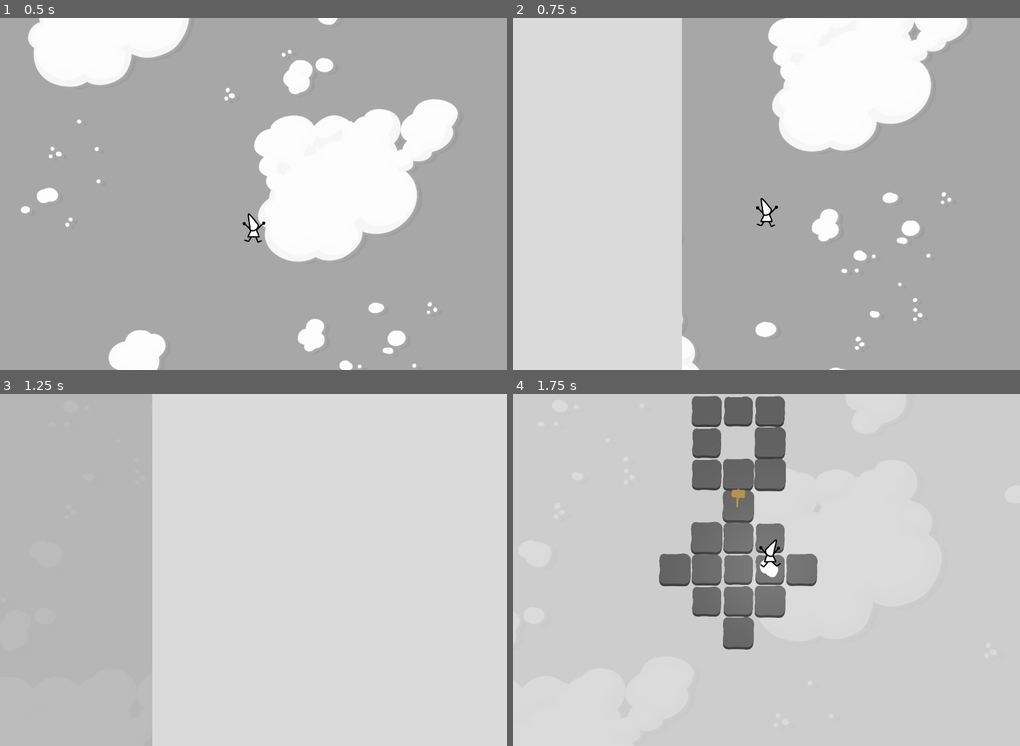
Above: before the commit, frames 1-4 (two rows, left to right).
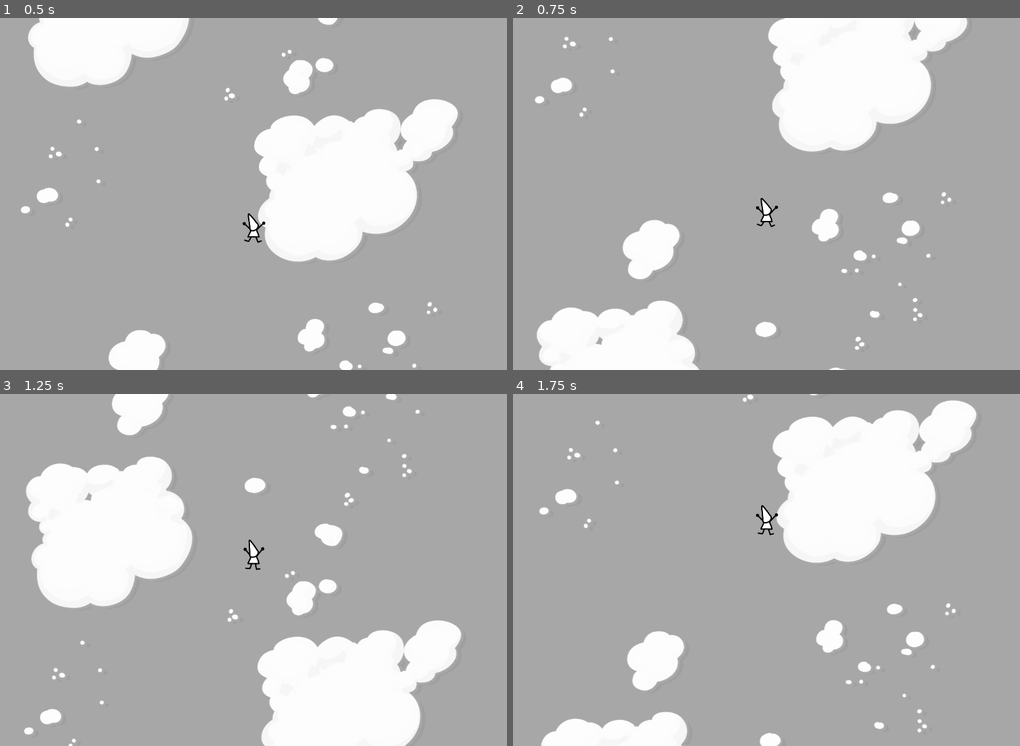
Above: after the commit, the same moments.

Repository: aznoqmous/gameoff-2024
Game: Godot game, scene res://scenes/title.tscn
Same seed, same stepped clock (60 frames per second), same inputs: the game is played once before the commit and once after it. Before the commit the project starts from res://scenes/main.tscn.
Inputs (mouse positions are in pixels of both pictures, inside the frame that each line leads up to):
- Up to frame 1 (0.5 s): no input
- Up to frame 2 (0.75 s): click (766, 267) at 0.5 s, where only the run before the commit has a clickable "PLAY"
- Up to frame 3 (1.25 s): no input
- Up to frame 4 (1.75 s): move the mouse to (878, 552) at 1.27 s; hold Right (MoveRight) from 1.28 s (still down); tap Space (SwitchMode) at 1.35 s; click (878, 552) at 1.42 s

Frame 1 is identical in both runs. In frame 2, 33% of the frame differs, in the area x 0-34%, y 0-100%; in frame 3, 79%; in frame 4, 99%, in the area x 0-100%, y 0-100%.

Commit message:
started credits

Diff:
--- a/project.godot
+++ b/project.godot
@@ -11,7 +11,7 @@
 [application]
 
 config/name="game-off-2024"
-run/main_scene="res://scenes/main.tscn"
+run/main_scene="res://scenes/title.tscn"
 config/features=PackedStringArray("4.3", "Forward Plus")
 config/icon="res://icon.svg"
 
--- /dev/null
+++ b/scenes/credits.tscn
@@ -0,0 +1,105 @@
+[gd_scene load_steps=9 format=3 uid="uid://dboj5acci6hut"]
+
+[ext_resource type="Script" path="res://scripts/credits.gd" id="1_ajy0i"]
+[ext_resource type="FontFile" uid="uid://w12hsd66wulf" path="res://resources/fonts/PatrickHand-Regular.ttf" id="2_me6bs"]
+[ext_resource type="Texture2D" uid="uid://cone0cw03eolm" path="res://resources/sprites/clouds-blank.png" id="5_xmlyd"]
+[ext_resource type="Texture2D" uid="uid://b5g6u5t0jc7s2" path="res://resources/sprites/square.png" id="6_eocot"]
+[ext_resource type="AudioStream" uid="uid://dx6gk7mxnne0q" path="res://resources/audio/music/MUS_End.wav" id="8_ix2bp"]
+[ext_resource type="AudioStream" uid="uid://dq2t0pxe1d4dc" path="res://resources/audio/SFX/AMB_Background.wav" id="17_7jwxi"]
+
+[sub_resource type="LabelSettings" id="LabelSettings_43rlr"]
+font = ExtResource("2_me6bs")
+font_color = Color(0.292969, 0.292969, 0.292969, 1)
+
+[sub_resource type="LabelSettings" id="LabelSettings_mio38"]
+font = ExtResource("2_me6bs")
+font_size = 32
+font_color = Color(0, 0, 0, 1)
+
+[node name="Credits" type="Node"]
+script = ExtResource("1_ajy0i")
+
+[node name="AnimationPlayer" type="AnimationPlayer" parent="."]
+
+[node name="CanvasLayer" type="CanvasLayer" parent="."]
+
+[node name="CenterContainer" type="CenterContainer" parent="CanvasLayer"]
+anchors_preset = 15
+anchor_right = 1.0
+anchor_bottom = 1.0
+grow_horizontal = 2
+grow_vertical = 2
+
+[node name="VBoxContainer" type="Control" parent="CanvasLayer/CenterContainer"]
+layout_mode = 2
+
+[node name="VBoxContainer2" type="VBoxContainer" parent="CanvasLayer/CenterContainer/VBoxContainer"]
+layout_mode = 0
+offset_right = 40.0
+offset_bottom = 40.0
+
+[node name="VBoxContainer" type="VBoxContainer" parent="CanvasLayer/CenterContainer/VBoxContainer/VBoxContainer2"]
+layout_mode = 2
+alignment = 1
+
+[node name="Label" type="Label" parent="CanvasLayer/CenterContainer/VBoxContainer/VBoxContainer2/VBoxContainer"]
+layout_mode = 2
+size_flags_horizontal = 4
+text = "game development, level design and art"
+label_settings = SubResource("LabelSettings_43rlr")
+
+[node name="Label2" type="Label" parent="CanvasLayer/CenterContainer/VBoxContainer/VBoxContainer2/VBoxContainer"]
+layout_mode = 2
+size_flags_horizontal = 4
+text = "aznoqmous"
+label_settings = SubResource("LabelSettings_mio38")
+
+[node name="VBoxContainer2" type="VBoxContainer" parent="CanvasLayer/CenterContainer/VBoxContainer/VBoxContainer2"]
+layout_mode = 2
+alignment = 1
+
+[node name="Label" type="Label" parent="CanvasLayer/CenterContainer/VBoxContainer/VBoxContainer2/VBoxContainer2"]
+layout_mode = 2
+size_flags_horizontal = 4
+text = "sound design and music"
+label_settings = SubResource("LabelSettings_43rlr")
+
+[node name="Label2" type="Label" parent="CanvasLayer/CenterContainer/VBoxContainer/VBoxContainer2/VBoxContainer2"]
+layout_mode = 2
+size_flags_horizontal = 4
+text = "modee"
+label_settings = SubResource("LabelSettings_mio38")
+
+[node name="SceneManager" type="Node" parent="."]
+
+[node name="ParallaxBackground" type="ParallaxBackground" parent="."]
+
+[node name="ParallaxLayer" type="ParallaxLayer" parent="ParallaxBackground"]
+motion_scale = Vector2(0.9, 0.9)
+motion_mirroring = Vector2(1080, 1080)
+
+[node name="CloudSprite" type="Sprite2D" parent="ParallaxBackground/ParallaxLayer"]
+z_as_relative = false
+texture = ExtResource("5_xmlyd")
+centered = false
+
+[node name="BackgroundLayer" type="ParallaxLayer" parent="ParallaxBackground"]
+visible = false
+motion_mirroring = Vector2(1024, 768)
+
+[node name="BackgroundSprite" type="Sprite2D" parent="ParallaxBackground/BackgroundLayer"]
+modulate = Color(0.854902, 0.854902, 0.854902, 1)
+z_index = -10
+scale = Vector2(187.5, 127.5)
+texture = ExtResource("6_eocot")
+
+[node name="TitleTheme2" type="AudioStreamPlayer" parent="."]
+stream = ExtResource("17_7jwxi")
+volume_db = -12.0
+autoplay = true
+bus = &"Music"
+
+[node name="TitleTheme3" type="AudioStreamPlayer" parent="."]
+stream = ExtResource("8_ix2bp")
+autoplay = true
+bus = &"Music"
--- a/scenes/title.tscn
+++ b/scenes/title.tscn
@@ -79,6 +79,18 @@
 "update": 0,
 "values": [Color(1, 1, 1, 0)]
 }
+tracks/5/type = "value"
+tracks/5/imported = false
+tracks/5/enabled = true
+tracks/5/path = NodePath("CanvasLayer/CenterContainer/VBoxContainer/Button:position")
+tracks/5/interp = 1
+tracks/5/loop_wrap = true
+tracks/5/keys = {
+"times": PackedFloat32Array(0),
+"transitions": PackedFloat32Array(1),
+"update": 0,
+"values": [Vector2(-49, 127)]
+}
 
 [sub_resource type="Animation" id="Animation_hh3lu"]
 resource_name = "open"
@@ -142,10 +154,10 @@
 tracks/4/interp = 1
 tracks/4/loop_wrap = true
 tracks/4/keys = {
-"times": PackedFloat32Array(0, 5, 5.2),
-"transitions": PackedFloat32Array(1, 1, 1),
-"update": 0,
-"values": [Vector2(1e-05, 1e-05), Vector2(1e-05, 1e-05), Vector2(1, 1)]
+"times": PackedFloat32Array(0, 4.8, 5, 5.1, 5.2),
+"transitions": PackedFloat32Array(1, 1, 1, 1, 1),
+"update": 0,
+"values": [Vector2(1e-05, 1e-05), Vector2(1e-05, 1e-05), Vector2(1, 1), Vector2(1.5, 1), Vector2(1, 1)]
 }
 tracks/5/type = "value"
 tracks/5/imported = false
@@ -158,6 +170,18 @@
 "transitions": PackedFloat32Array(1, 1, 1),
 "update": 0,
 "values": [Color(1, 1, 1, 0), Color(1, 1, 1, 0), Color(1, 1, 1, 1)]
+}
+tracks/6/type = "value"
+tracks/6/imported = false
+tracks/6/enabled = true
+tracks/6/path = NodePath("CanvasLayer/CenterContainer/VBoxContainer/Button:position")
+tracks/6/interp = 1
+tracks/6/loop_wrap = true
+tracks/6/keys = {
+"times": PackedFloat32Array(4.8, 5),
+"transitions": PackedFloat32Array(1, 1),
+"update": 0,
+"values": [Vector2(-49, 416), Vector2(-49, 127)]
 }
 
 [sub_resource type="AnimationLibrary" id="AnimationLibrary_723ri"]
@@ -265,9 +289,9 @@
 [node name="Button" parent="CanvasLayer/CenterContainer/VBoxContainer" instance=ExtResource("2_571ub")]
 layout_mode = 1
 offset_left = -49.0
-offset_top = 127.0
+offset_top = 416.0
 offset_right = 51.0
-offset_bottom = 213.919
+offset_bottom = 502.919
 scale = Vector2(1e-05, 1e-05)
 pivot_offset = Vector2(50, 43)
 mouse_default_cursor_shape = 2
--- /dev/null
+++ b/scripts/credits.gd
@@ -0,0 +1,13 @@
+extends Node
+
+@onready var parallax_layer: ParallaxLayer = $ParallaxBackground/ParallaxLayer
+
+# Called when the node enters the scene tree for the first time.
+func _ready() -> void:
+	pass # Replace with function body.
+
+
+# Called every frame. 'delta' is the elapsed time since the previous frame.
+func _process(delta: float) -> void:
+	parallax_layer.motion_offset.x += delta * 10
+	parallax_layer.motion_offset.y -= delta * 5
--- a/scripts/managers/scene_manager.gd
+++ b/scripts/managers/scene_manager.gd
@@ -9,7 +9,7 @@
 func _ready():
 	var root = get_tree().root
 	current_scene = root.get_child(root.get_child_count() - 1)
-	load_title()
+	#load_title()
 
 	scene_manager_progress = pre_scene_manager_progress.instantiate()
 	add_child(scene_manager_progress)
